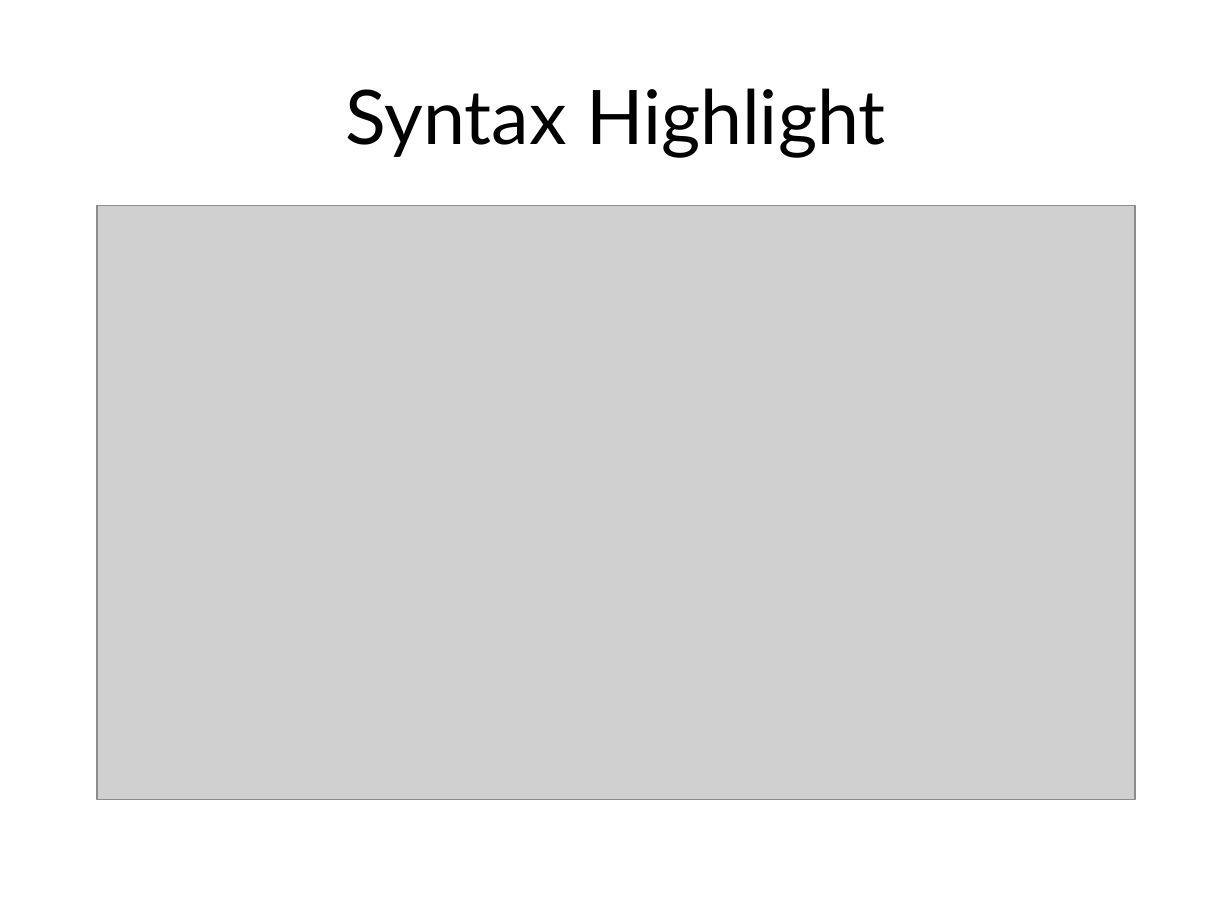
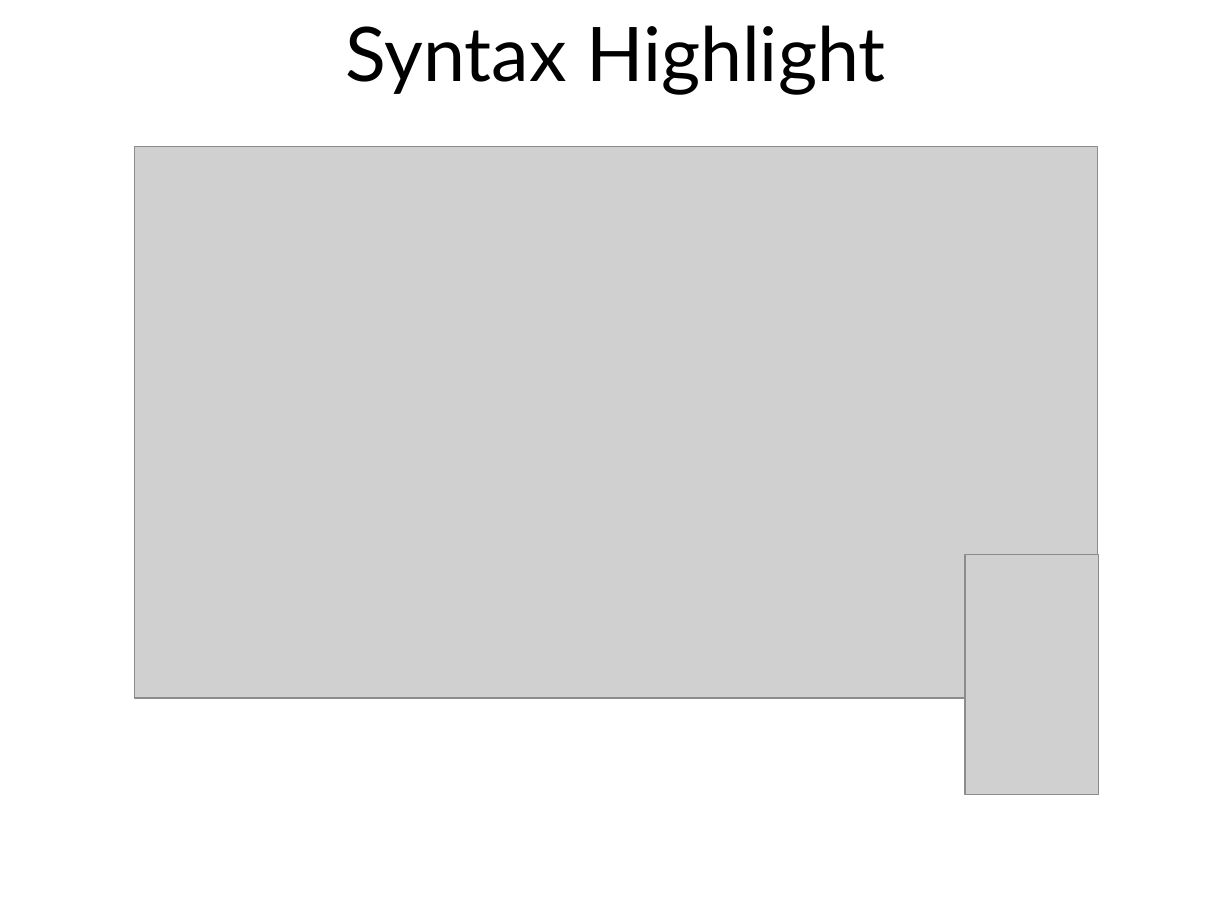
Before and after one commit to msuarz/portfolio, a slide deck: slide 10 of agile2011/presentation.pptx. Drawn at 1232x924 pixels with LibreOffice and Linux fonts; fonts in the diff are those of the drawing; grey boxes stand for pictures; background and template pictures are left out. Boxes give left, top, right and bottom in pixels: in the first picture for what was removed or moved away, otherwise in the second. Text is boxed around its words. In the diff, an @@ line names an element or a change of style, - is before the commit and + after.

```diff
--- a/agile2011/presentation.pptx
+++ b/agile2011/presentation.pptx
@@ title "Syntax Highlight": place and size @@
-title "Syntax Highlight" at (346,88,886,157)
+title "Syntax Highlight" at (346,25,886,95)
@@ picture: place and size @@
-picture at (97,206,1136,800)
+picture at (134,147,1098,697)
@@ picture added at (965,554,1098,795) @@
```
Also in this commit, not shown: 19 other slides changed, 4 slides added, 3 slides removed, 5 other files.
